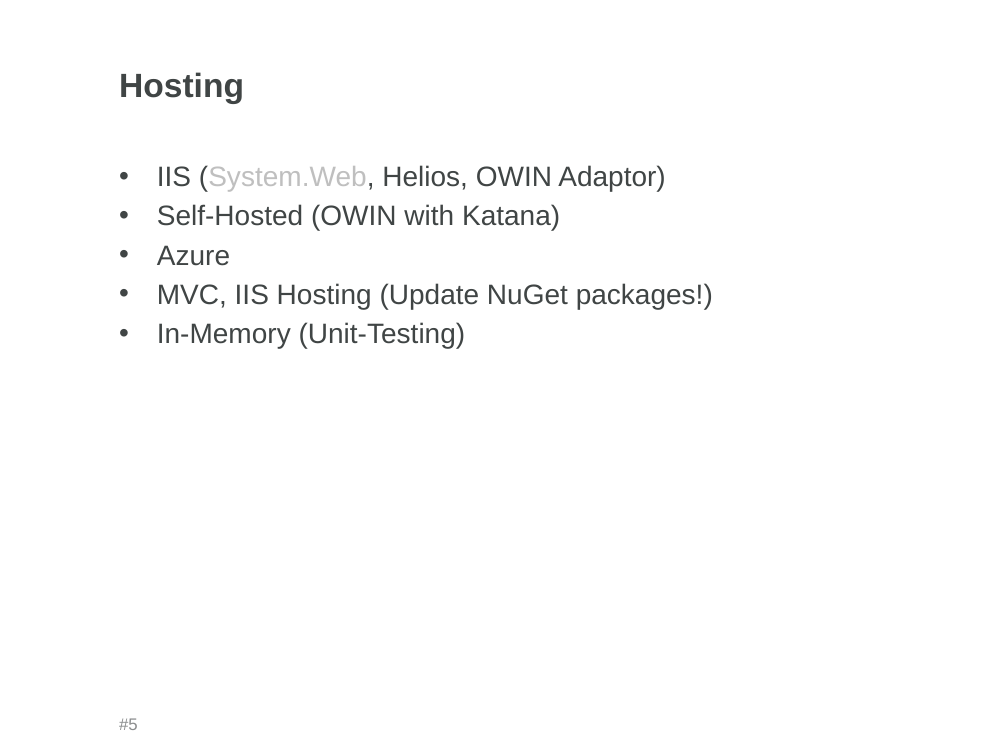
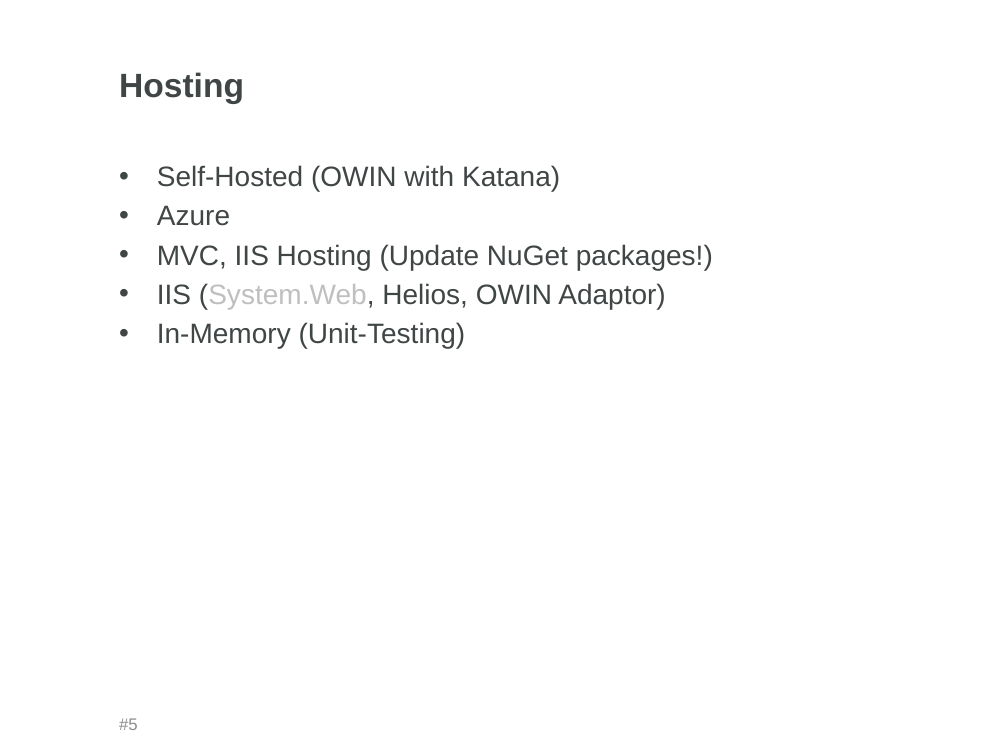
Before and after one commit to rfe-nosi/WebAPI, a slide deck: slide 5 of WebAPI_Short.pptx. Drawn at 1008x756 pixels with LibreOffice and Linux fonts; fonts in the diff are those of the drawing; background and template pictures are left out. Boxes give left, top, right and bottom in pixels: in the first picture for what was removed or moved away, otherwise in the second. Text is boxed around its words. In the diff, an @@ line names an element or a change of style, - is before the commit and + after.

```diff
--- a/WebAPI_Short.pptx
+++ b/WebAPI_Short.pptx
@@ text at box(157, 165, 665, 191): paragraph removed @@
-• IIS (System.Web, Helios, OWIN Adaptor)
@@ text at box(157, 283, 665, 309): paragraph added @@
+• IIS (System.Web, Helios, OWIN Adaptor)
```
Also in this commit, not shown: 3 other slides changed, 3 slides added, 1 slide removed, 2 other files.
